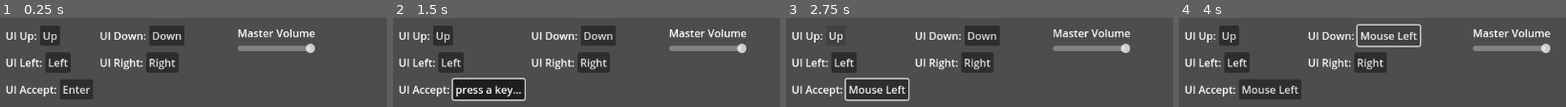
Above: before the commit, frames 1-4 (left to right).
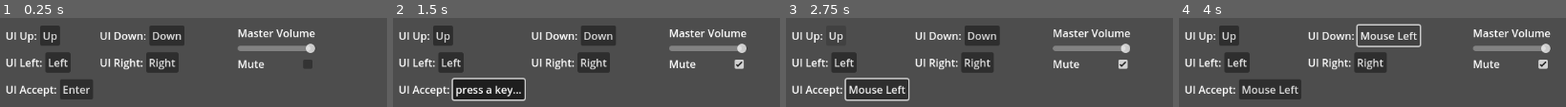
Above: after the commit, the same moments.

Repository: GodotWildJam/gwj-accessibility-scripts
Game: Godot game, scene res://src/options/options_menu_example.tscn
Same seed, same stepped clock (60 frames per second), same inputs: the game is played once before the commit and once after it. The project has no main scene, so this scene is started directly.
Inputs (mouse positions are in pixels of both pictures, inside the frame that each line leads up to):
- Up to frame 1 (0.25 s): no input
- Up to frame 2 (1.5 s): click (702, 64) at 0.52 s; click "Enter" at 1.25 s
- Up to frame 3 (2.75 s): click "Up" at 2 s
- Up to frame 4 (4 s): click "Down" at 2.75 s; click "press a key..." at 3.5 s

The runs differ from the first frame. In frame 1, 0.6% of the frame differs, in the area x 61-81%, y 46-57%; in frame 2, 0.7%, in the area x 71-91%, y 46-58%; in frame 3, 0.6%; in frame 4, 0.6%.

Commit message:
Adds mute button scene and script.

Diff:
--- /dev/null
+++ b/Motor/Basic/mappable-keys/src/options/mute_button.gd
@@ -0,0 +1,16 @@
+extends CheckBox
+
+
+@export var bus_name: String = "Master"
+
+var _bus_index = 0
+
+func _ready() -> void:
+	_bus_index = AudioServer.get_bus_index(bus_name)
+	_set_mute(false)
+
+func _set_mute(value: bool) -> void:
+	AudioServer.set_bus_mute(_bus_index, value)
+
+func _on_toggled(toggled_on):
+	_set_mute(toggled_on) # Replace with function body.
--- /dev/null
+++ b/Motor/Basic/mappable-keys/src/options/mute_button.tscn
@@ -0,0 +1,8 @@
+[gd_scene load_steps=2 format=3 uid="uid://cf00wkvfngqp2"]
+
+[ext_resource type="Script" path="res://src/options/mute_button.gd" id="1_1reos"]
+
+[node name="MuteButton" type="CheckBox"]
+script = ExtResource("1_1reos")
+
+[connection signal="toggled" from="." to="." method="_on_toggled"]
--- a/Motor/Basic/mappable-keys/src/options/options_menu_example.tscn
+++ b/Motor/Basic/mappable-keys/src/options/options_menu_example.tscn
@@ -1,8 +1,9 @@
-[gd_scene load_steps=4 format=3 uid="uid://glhpumkx46qg"]
+[gd_scene load_steps=5 format=3 uid="uid://glhpumkx46qg"]
 
 [ext_resource type="PackedScene" uid="uid://cxch7x2j3wv3p" path="res://src/options/volume_slider.tscn" id="1"]
 [ext_resource type="PackedScene" uid="uid://ce2r6mevl3dp2" path="res://src/options/rebindable_action.tscn" id="2"]
 [ext_resource type="AudioStream" uid="uid://nb5bufmvmchf" path="res://assets/feedback_sound.wav" id="3"]
+[ext_resource type="PackedScene" uid="uid://cf00wkvfngqp2" path="res://src/options/mute_button.tscn" id="4_n5cma"]
 
 [node name="MarginContainer" type="MarginContainer"]
 anchors_preset = 15
@@ -98,4 +99,15 @@
 [node name="AudioStreamPlayer" type="AudioStreamPlayer" parent="HotkeysContainer/VolumeContainer/VolumeSlider"]
 stream = ExtResource("3")
 
+[node name="MuteContainer" type="HBoxContainer" parent="HotkeysContainer/VolumeContainer"]
+layout_mode = 2
+
+[node name="Label" type="Label" parent="HotkeysContainer/VolumeContainer/MuteContainer"]
+layout_mode = 2
+size_flags_horizontal = 3
+text = "Mute"
+
+[node name="MuteButton" parent="HotkeysContainer/VolumeContainer/MuteContainer" instance=ExtResource("4_n5cma")]
+layout_mode = 2
+
 [editable path="HotkeysContainer/GridContainer/HBoxContainer/RebindableAction"]
